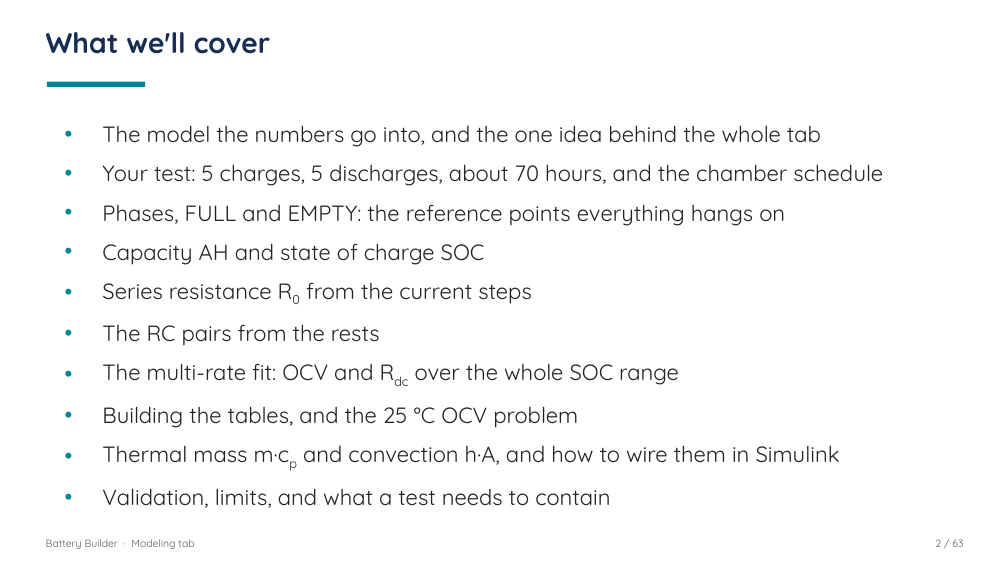
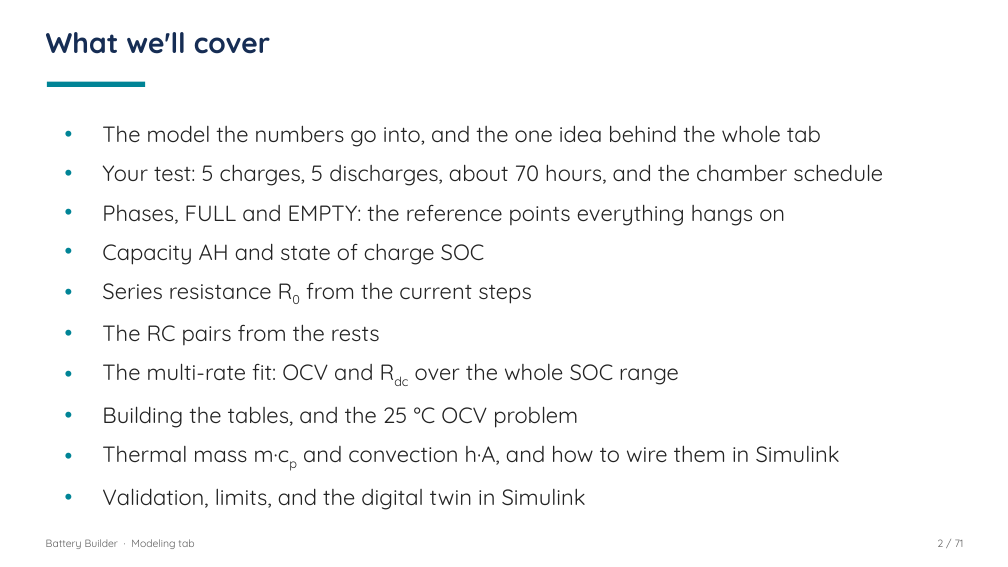
Before and after one commit to nathanhambleton1/BatteryBuilder, a slide deck: slide 2 of Modeling_Tab_Presentation.pptx. Drawn at 1008x567 pixels with LibreOffice and Linux fonts; fonts in the diff are those of the drawing. Boxes give left, top, right and bottom in pixels: in the first picture for what was removed or moved away, otherwise in the second. Text is boxed around its words. In the diff, an @@ line names an element or a change of style, - is before the commit and + after.

```diff
--- a/Modeling_Tab_Presentation.pptx
+++ b/Modeling_Tab_Presentation.pptx
@@ text at [102,488,586,510]: text changed @@
-• Validation, limits, and what a test needs to contain
+• Validation, limits, and the digital twin in Simulink
@@ text at [937,539,964,547]: text changed @@
-2 / 63
+2 / 71
```
Also in this commit, not shown: 50 other slides changed, 8 slides added, 17 other files.
